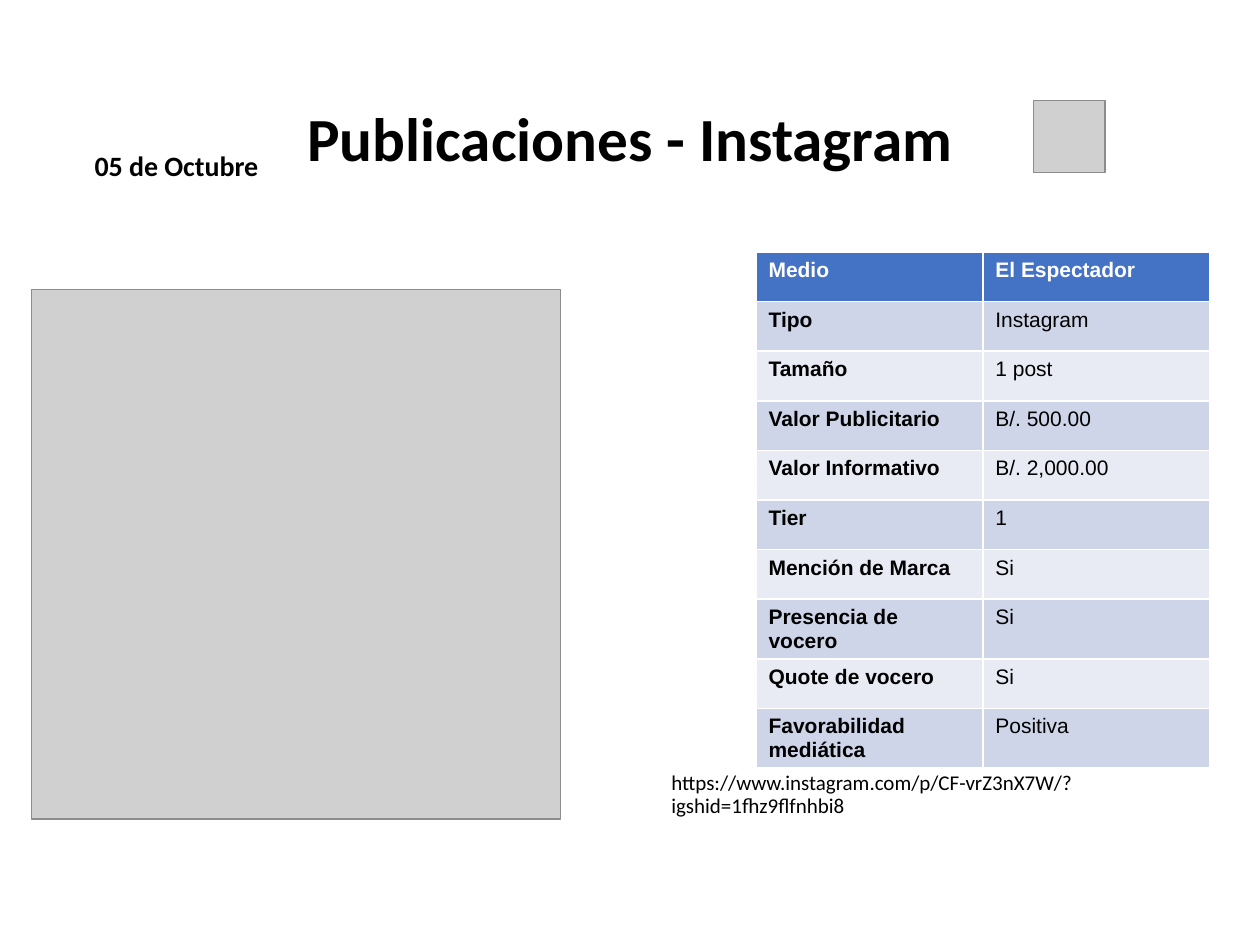
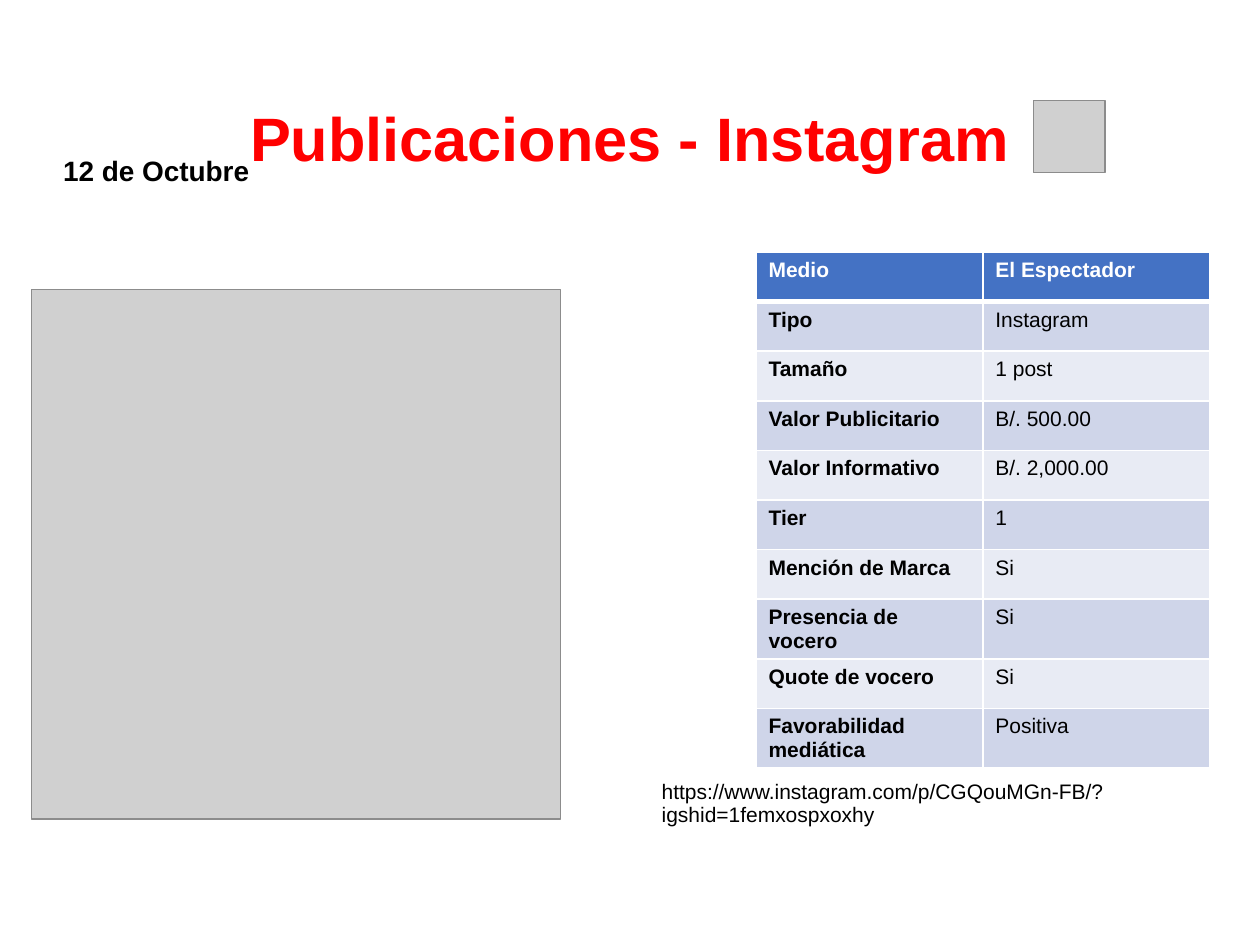
Before and after one commit to dgarci23/Report-Generator, a slide deck: slide 18 of Presentacion Terminada.pptx (slide 8 before the commit). Drawn at 1260x945 pixels with LibreOffice and Linux fonts; fonts in the diff are those of the drawing; grey boxes stand for pictures; background and template pictures are left out. Boxes give left, top, right and bottom in pixels: in the first picture for what was removed or moved away, otherwise in the second. Text is boxed around its words. In the diff, an @@ line names an element or a change of style, - is before the commit and + after.

```diff
--- a/Presentacion Terminada.pptx
+++ b/Presentacion Terminada.pptx
@@ title "Publicaciones - Instagram" at bbox=[250, 116, 1009, 172]: font Calibri to Arial, text colour #000000 to #FF0000 @@
@@ text "12 de Octubre" at bbox=[63, 160, 249, 182]: vertical alignment bottom to top @@
@@ text at bbox=[63, 160, 249, 182]: text changed; font Calibri to Arial @@
-05 de Octubre
+12 de Octubre
@@ text at bbox=[662, 783, 1103, 826]: text changed; font Calibri to Arial @@
-https://www.instagram.com/p/CF-vrZ3nX7W/?igshid=1fhz9flfnhbi8
+https://www.instagram.com/p/CGQouMGn-FB/?igshid=1femxospxoxhy
```
Also in this commit, not shown: 8 other slides changed, 19 slides added, 2 other files.
